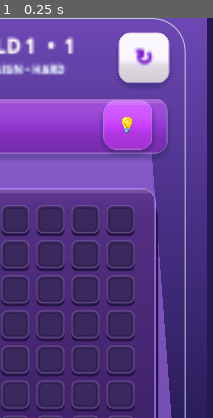
Above: before the commit, frame 1.
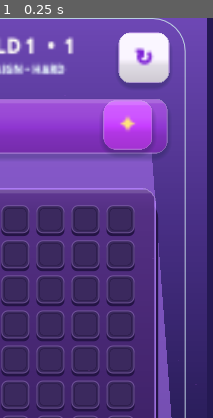
Above: after the commit, the same moment.

Repository: eghosa001/unjam
Game: Godot game, scene res://scenes/BlockPuzzle.tscn
Two runs of this game, one before a commit and one after it. Both use one fixed random seed, a clock stepped at 60 frames per second and the inputs below. This scene is started directly instead of the project's main scene.
Inputs:
- Up to frame 1 (0.25 s): no input
The pictures show only the part of the screen within x 50-100%, y 0-50%; the shares and areas given below are measured in that part.

The runs differ from the first frame. In frame 1, 0.2% of the frame differs, in the area x 56-64%, y 24-29%.

Commit message:
ui: keep Block hint icon visible at all audit scales

Diff:
--- a/scripts/game/block_puzzle_3d.gd
+++ b/scripts/game/block_puzzle_3d.gd
@@ -140,7 +140,7 @@
 	canvas.add_child(goal_label)
 
 	FigmaReferenceCanvas.add_shadow(canvas, Rect2(303,87,52,52), 16, Color(0.02,0.10,0.18,0.22), 5, Vector2(0,4))
-	var hint := FigmaReferenceCanvas.premium_button("💡", 20, Color(1,0.995,0.97), Color("#c73dff"), 16, Color(0.89,0.62,1.0,0.56), 1.3)
+	var hint := FigmaReferenceCanvas.premium_button("✦", 22, Color("#ffe47a"), Color("#c73dff"), 16, Color(0.89,0.62,1.0,0.56), 1.3)
 	hint.name = "HintAction"
 	FigmaReferenceCanvas.set_rect(hint, 303, 87, 52, 52)
 	# HintManager owns the actual paid/rewarded hint signal.
